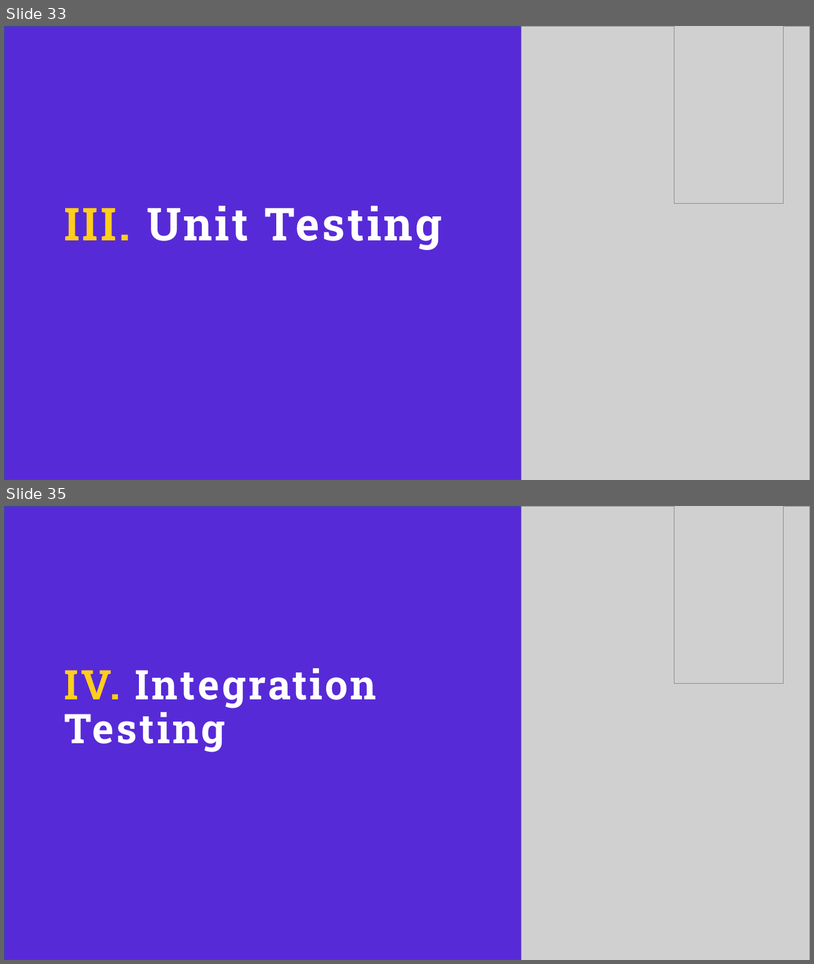
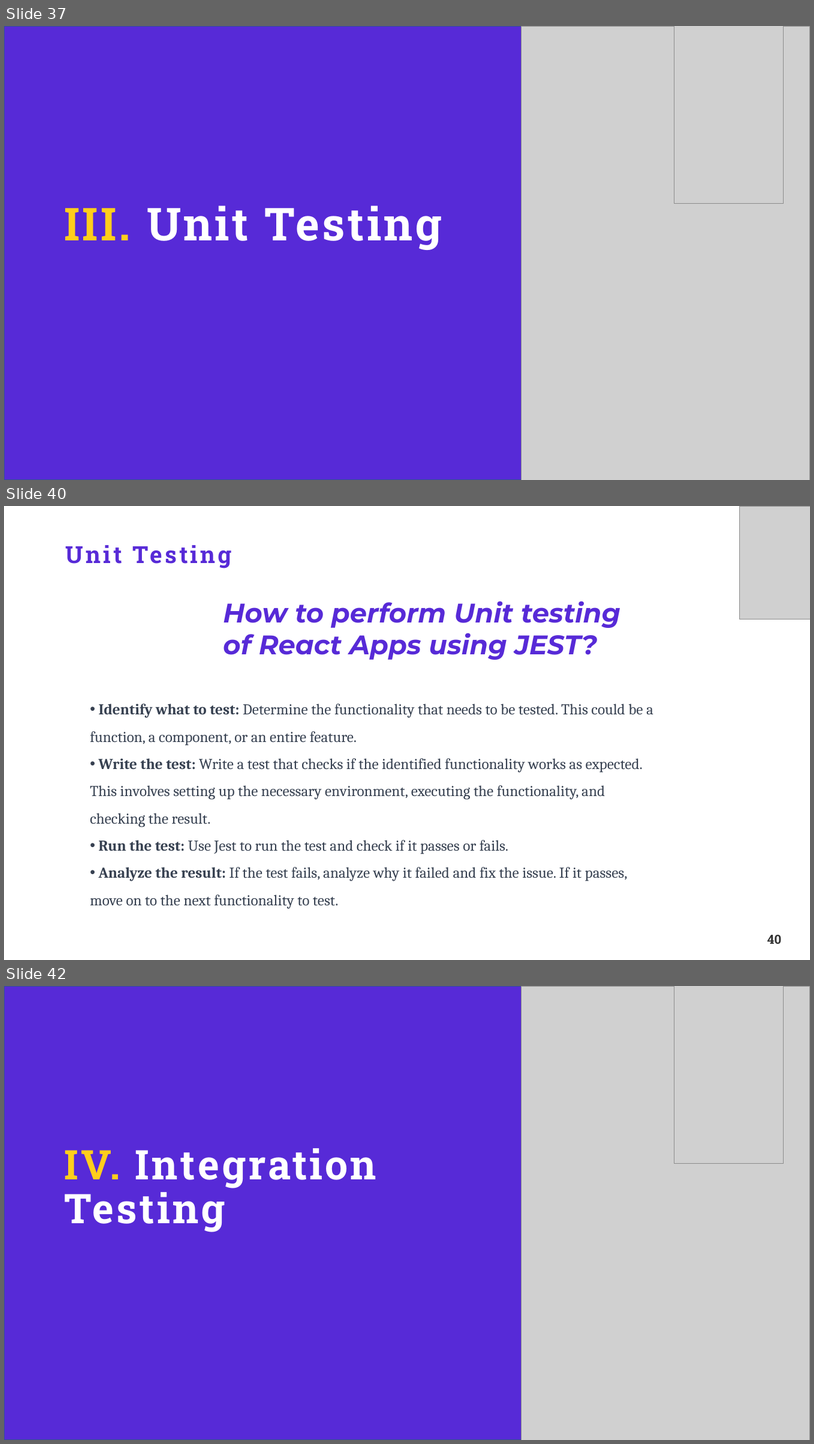
Before and after one commit to TakiRahal/test-react-19, a slide deck: Testing ReactJS.pptx. Shown one above the other, each under a label of ours: slides 33 and 35 before the commit, slides 37, 40 and 42 after it; the slides between them are not shown. The pictures are 814x964 and 814x1444 pixels, drawn with LibreOffice and Linux fonts; fonts in the diff are those of the drawing; grey boxes stand for pictures; background and template pictures are left out. Boxes give left, top, right and bottom in pixels: in the first picture for what was removed or moved away, otherwise in the second. Text is boxed around its words. In the diff, an @@ line names an element or a change of style, - is before the commit and + after.

```diff
--- a/Testing ReactJS.pptx
+++ b/Testing ReactJS.pptx
@@ slide 40 added at (4,506,810,960), background #FFFFFF @@
@@ picture added at (740,506,810,619) @@
@@ text added at (223,602,597,660), 32 pt, text #572AD7, bold, italic @@
+How to perform Unit testing of React Apps using JEST?
@@ title added at (454,601,621,628), 28 pt, text #572AD7, bold @@
+Unit Testing
@@ text added at (90,703,654,909), 18 pt, text #374151 @@
+• Identify what to test: Determine the functionality that needs to be tested. This could be a function, a component, or an entire feature.
+• Write the test: Write a test that checks if the identified functionality works as expected. This involves setting up the necessary environment, executing the functionality, and checking the result.
+• Run the test: Use Jest to run the test and check if it passes or fails.
+• Analyze the result: If the test fails, analyze why it failed and fix the issue. If it passes, move on to the next functionality to test.
@@ page number added at (768,934,782,943), 15 pt, text #333333, bold @@
+40
@@ what was slide 33 is now slide 37 @@
@@ what was slide 35 is now slide 42 @@
```
Also in this commit, not shown: 10 slides changed, 8 other slides added, 26 slides removed, 20 other files.
